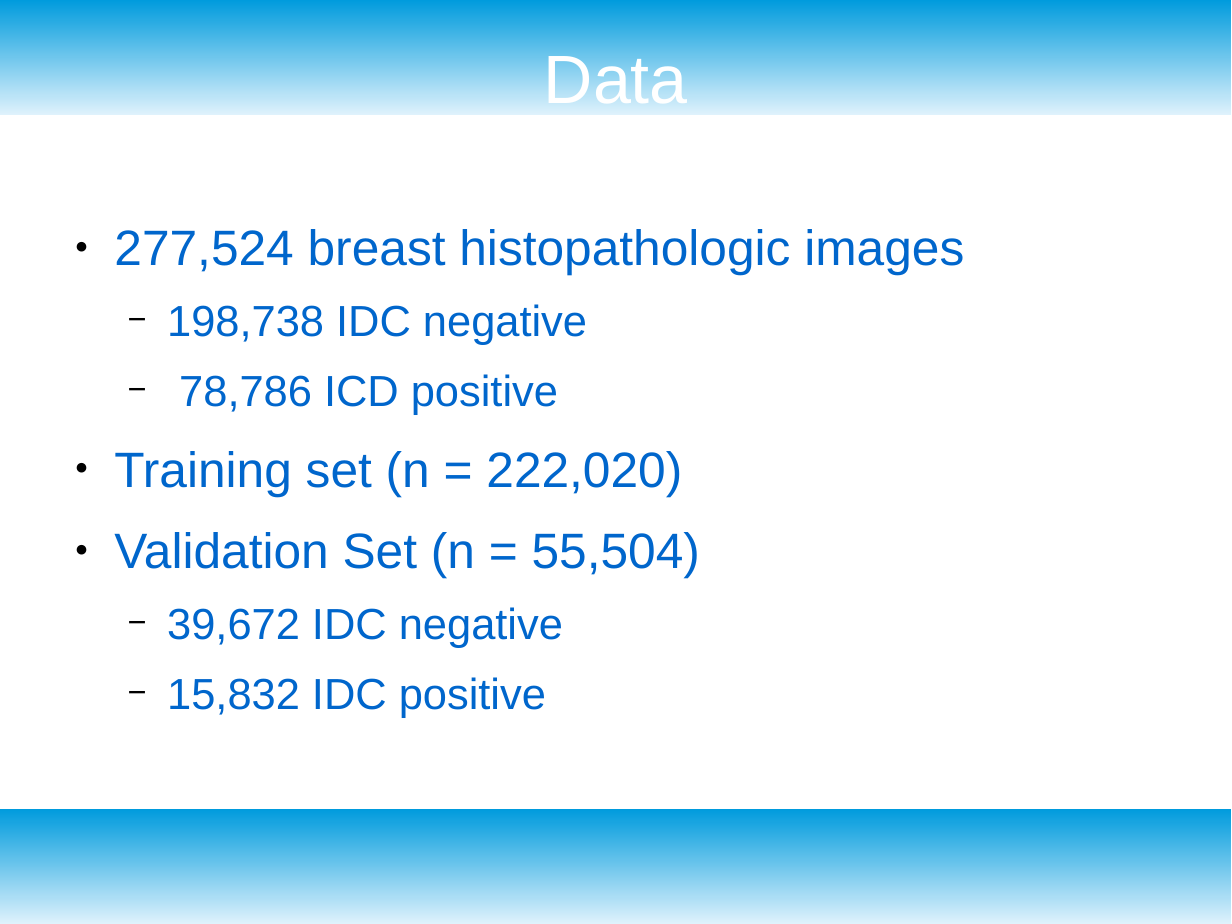
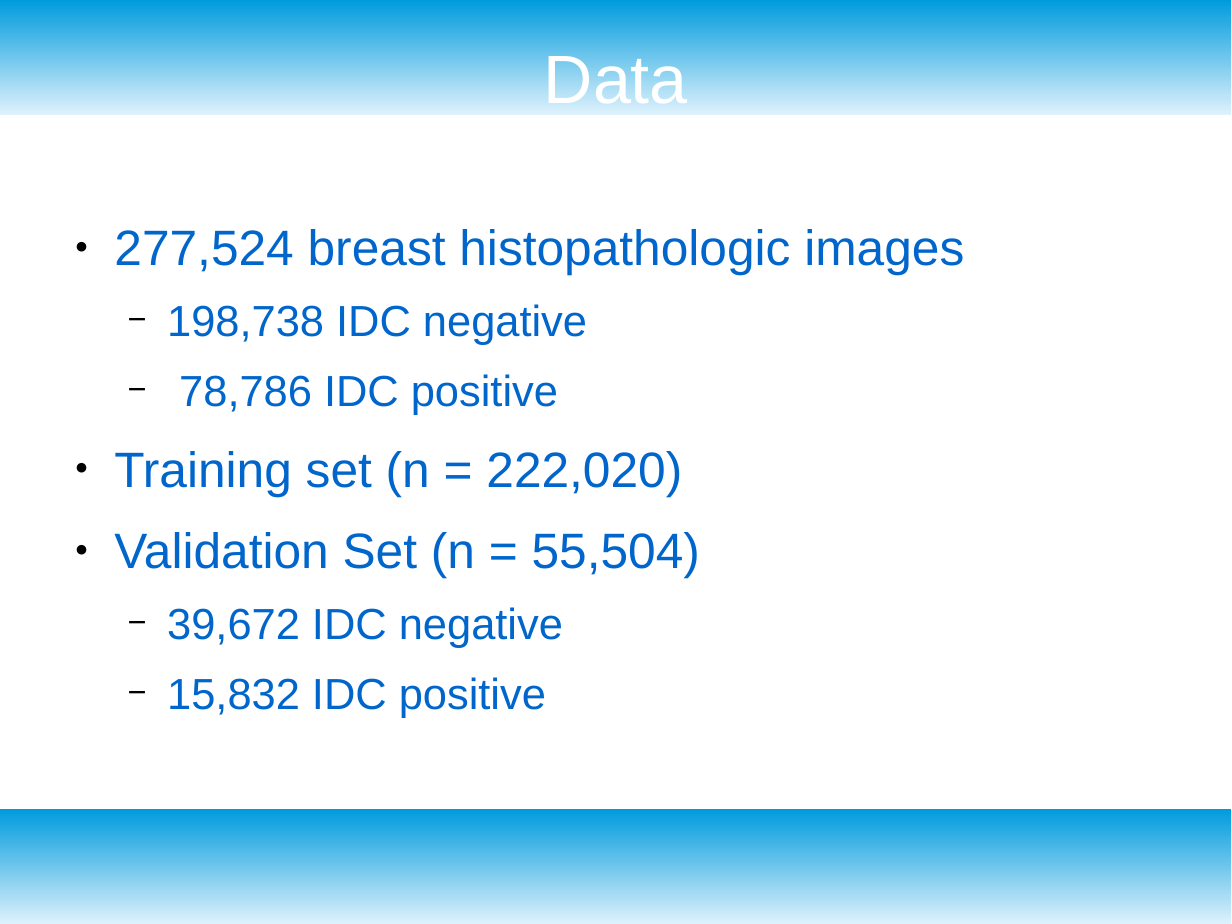
Before and after one commit to Shredder42/breast_cancer_histopathology, a slide deck: slide 3 of presentation.odp. Drawn at 1232x924 pixels with LibreOffice and Linux fonts; fonts in the diff are those of the drawing. Boxes give left, top, right and bottom in pixels: in the first picture for what was removed or moved away, otherwise in the second. Text is boxed around its words. In the diff, an @@ line names an element or a change of style, - is before the commit and + after.

```diff
--- a/presentation.odp
+++ b/presentation.odp
@@ text at (179,374,558,415): text changed @@
-  − 78,786 ICD positive
+  − 78,786 IDC positive
```
Also in this commit, not shown: 3 other slides changed, 3 slides added, 1 slide removed, 10 other files.
